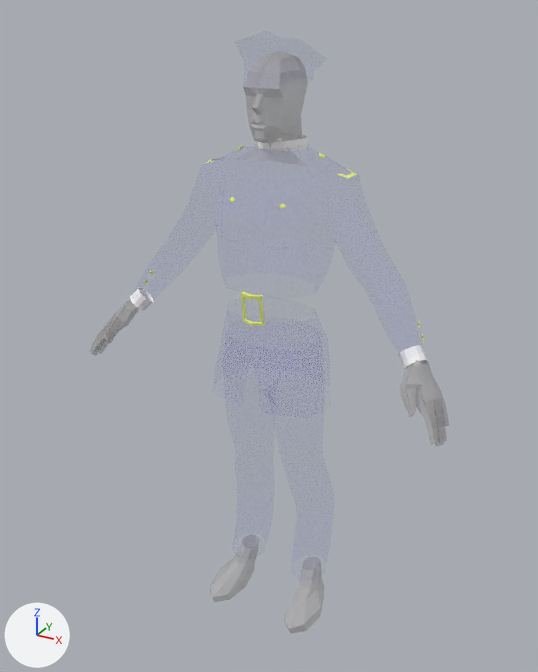
A saved change to the FBX model unity/Basic/Assets/Character_Models/Meshes/Police.fbx.
Rendered twice from a 50 mm lens placed at (1.14, -2.13, 2.18), pointed at (-0.02, -0.02, 1.13). Every picture has the same lights, and +X, +Y and +Z are marked at lower left. Where no turn or scale is listed for an object, it has been applied to the vertices.

Script lines for the objects in view, before the commit:
```python
ob_body = bpy.data.objects.new('Body', me_mesh_006)
ob_body.location = (0.0, 0.0, -0.013)
ob_collar2 = bpy.data.objects.new('Collar2', me_mesh_003)
ob_collar2.location = (0.0, 0.0, 0.0)
ob_cuff_l = bpy.data.objects.new('Cuff_L', me_mesh_002)
ob_cuff_l.location = (0.0, 0.0, 0.0)
ob_hat = bpy.data.objects.new('Hat', me_mesh_007)
ob_hat.location = (0.0, -0.001, 1.993)
ob_jacket = bpy.data.objects.new('Jacket', me_mesh_001)
ob_jacket.location = (0.0, 0.0, 0.0)
ob_shoel = bpy.data.objects.new('ShoeL', me_mesh_004)
ob_shoel.location = (-0.025, 0.0, 1.208)
ob_shoel.rotation_euler = (-1.571, 0.0, 0.0)  # degrees (-90, 0, 0)
ob_shoel.scale = (-0.0117, -0.0117, -0.0117)
ob_shoelr = bpy.data.objects.new('ShoeLR', me_mesh_005)
ob_shoelr.location = (0.025, 0.0, 1.209)
ob_trousers = bpy.data.objects.new('Trousers', me_mesh)
ob_trousers.location = (0.0, 0.0, 0.0)
```
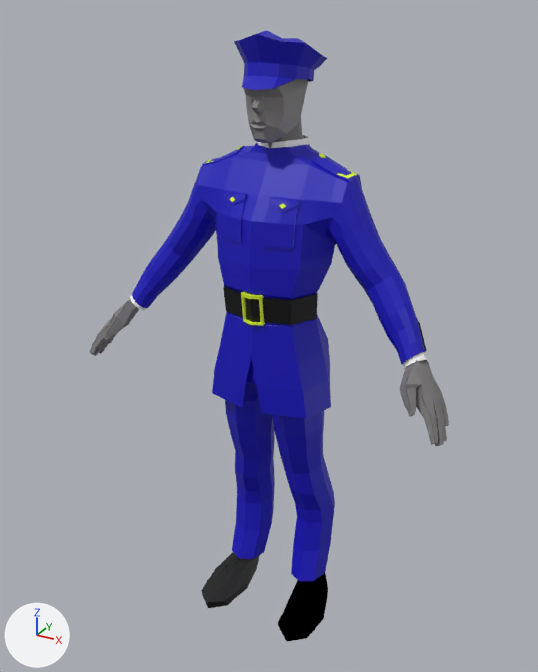
Location of each change, [x1, y1, x2, y2] in pixels of the pictures (538 x 672 px):
'Jacket', surface changed (yellow to green)
    both: [132, 142, 427, 419]
'Trousers', surface changed
    both: [225, 358, 335, 581]
'Body', surface changed
    both: [90, 50, 449, 633]
'Hat', surface changed
    both: [234, 30, 327, 90]
'ShoeL', surface changed
    both: [278, 573, 328, 641]
'ShoeLR', surface changed
    both: [201, 552, 260, 608]
'Collar2', surface changed
    both: [258, 135, 309, 151]
'Cuff_L', surface changed
    both: [399, 345, 427, 369]
'Cuff_R', surface changed
    both: [130, 287, 154, 311]

The change, as a list of edits to the scene's bpy script:
```text
Change img_police_texture_png:
    img_police_texture_png: load_image('Police_Texture.png', '../../../../../models/images/Texture_maps/Police_Texture.png', 2048, 2048, 'Non-Color') -> load_image('Police_Texture.png', '../../../../../models/images/Texture_maps/Police_Texture.png', 2048, 2048, 'sRGB')
Change mat_police_shader:
    remove n3 = _N.new('ShaderNodeTexImage'); n3.name = 'Image Texture.001'
    remove n3.image = img_police_texture_png
    where n0 = _N.new('ShaderNodeBsdfPrincipled'); n0.name = 'Principled BSDF'
    remove _L.new(n3.outputs[0], n0.inputs[4])  # 'Color' to 'Alpha'
    where n2 = _N.new('ShaderNodeTexImage'); n2.name = 'Image Texture'
    add _L.new(n2.outputs[1], n0.inputs[4])  # 'Alpha' to 'Alpha'
```
